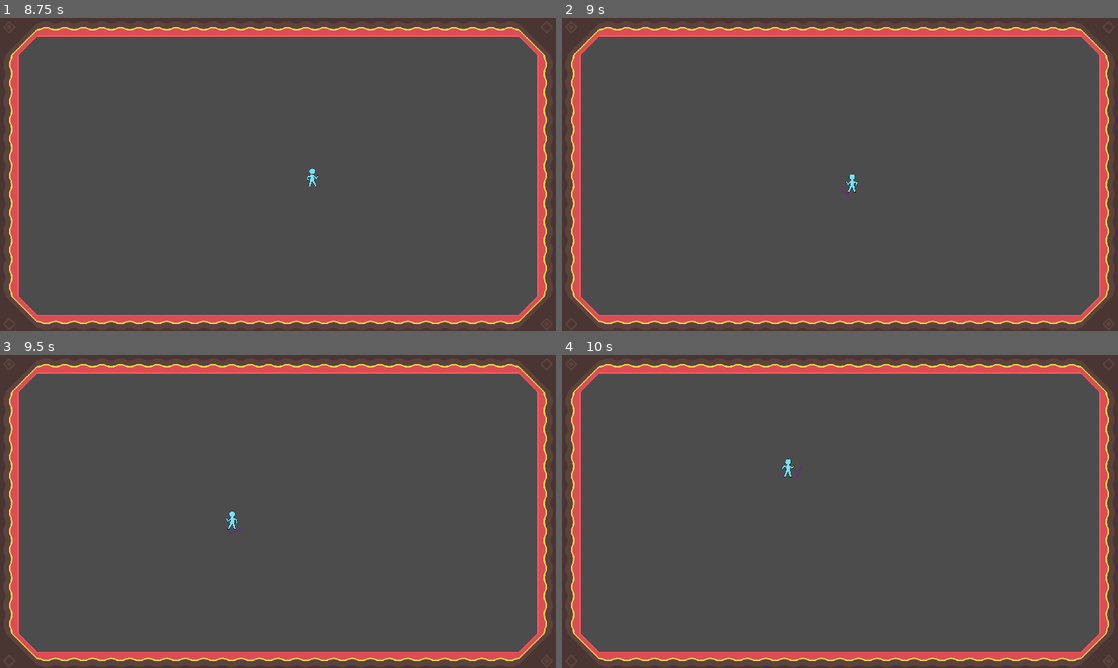
Above: before the commit, frames 1-4 (two rows, left to right).
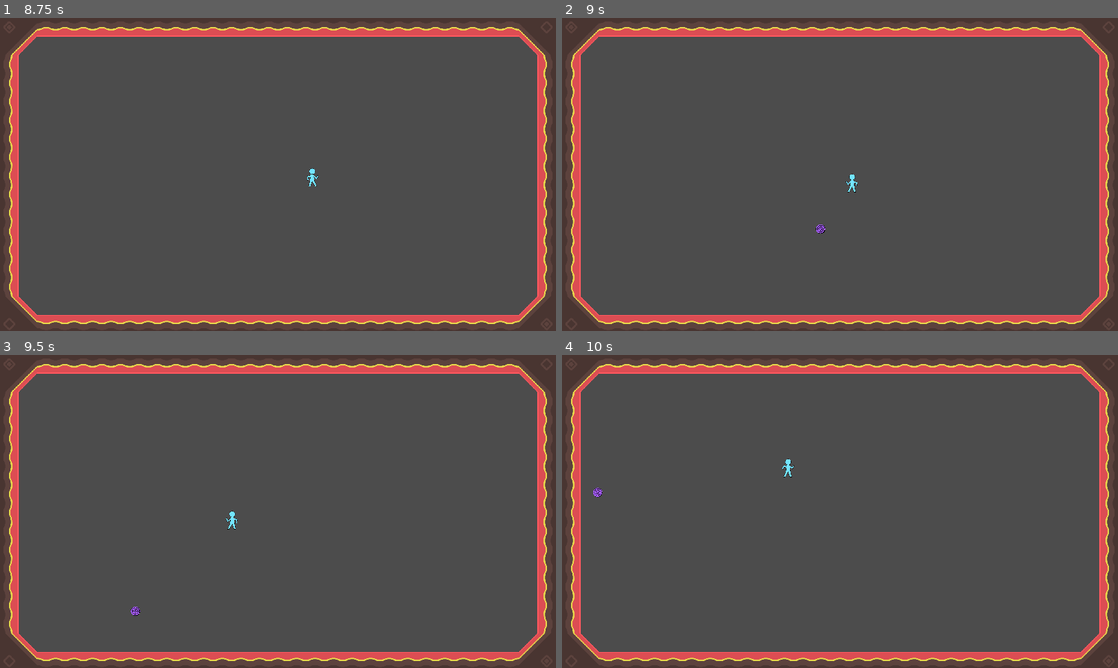
Above: after the commit, the same moments.

Repository: Reituag/DiscoBowl
Game: Godot game, scene res://Sources/Main.tscn
The game is run twice, just before and just after one commit, with the same random seed, the same clock (stepped at 60 frames per second) and the same inputs.
Inputs (mouse positions are in pixels of both pictures, inside the frame that each line leads up to):
- Up to frame 1 (8.75 s): move the mouse to (400, 158) at 0.52 s; hold Right (ui_right) 0.53-1.28 s; move the mouse to (166, 190) at 1.27 s; hold Down (ui_down) 1.28-2.03 s; move the mouse to (333, 105) at 2.02 s; hold Right (ui_right) 2.03-2.78 s; move the mouse to (250, 237) at 2.77 s; hold Up (ui_up) 2.78-3.53 s; move the mouse to (444, 221) at 3.52 s; hold Left (ui_left) 3.53-5.03 s; move the mouse to (111, 127) at 4.27 s; move the mouse to (305, 174) at 5.02 s; hold Down (ui_down) 5.03-5.78 s; tap Enter at 5.75 s; move the mouse to (194, 96) at 5.77 s; hold Right (ui_right) 5.78-6.53 s; move the mouse to (400, 158) at 6.52 s; hold Up (ui_up) 6.53-7.28 s; move the mouse to (166, 190) at 7.27 s; hold Right (ui_right) 7.28-8.03 s; move the mouse to (333, 105) at 8.02 s; hold Down (ui_down) from 8.03 s (still down)
- Up to frame 2 (9 s): tap Space at 8.75 s; move the mouse to (812, 237) at 8.77 s; release Down (ui_down) at 8.78 s; hold Left (ui_left) from 8.78 s (still down)
- Up to frame 3 (9.5 s): keep holding Left (ui_left)
- Up to frame 4 (10 s): move the mouse to (1006, 558) at 9.52 s; release Left (ui_left) at 9.53 s; hold Up (ui_up) from 9.53 s (still down)

Frame 1 is identical in both runs. In frame 2, less than 0.1% of the frame differs, in the area x 45-52%, y 54-69%; in frame 3, less than 0.1%; in frame 4, less than 0.1%.

Commit message:
Correction of keyboard shield activation
Change of keyboard binding to shift instead of space, as throwing a disk

Diff:
--- a/Project/project.godot
+++ b/Project/project.godot
@@ -83,7 +83,7 @@
 ui_shield={
 "deadzone": 0.5,
 "events": [ Object(InputEventMouseButton,"resource_local_to_scene":false,"resource_name":"","device":0,"alt":false,"shi …(212 unchanged characters)…
-, Object(InputEventKey,"resource_local_to_scene":false,"resource_name":"","device":0,"alt":false,"shift":false,"control":false,"meta":false,"command":false,"pressed":false,"scancode":32,"unicode":0,"echo":false,"script":null)
+, Object(InputEventKey,"resource_local_to_scene":false,"resource_name":"","device":0,"alt":false,"shift":false,"control":false,"meta":false,"command":false,"pressed":false,"scancode":16777237,"unicode":0,"echo":false,"script":null)
 , Object(InputEventJoypadButton,"resource_local_to_scene":false,"resource_name":"","device":0,"button_index":6,"pressure":0.0,"pressed":false,"script":null)
  ]
 }
